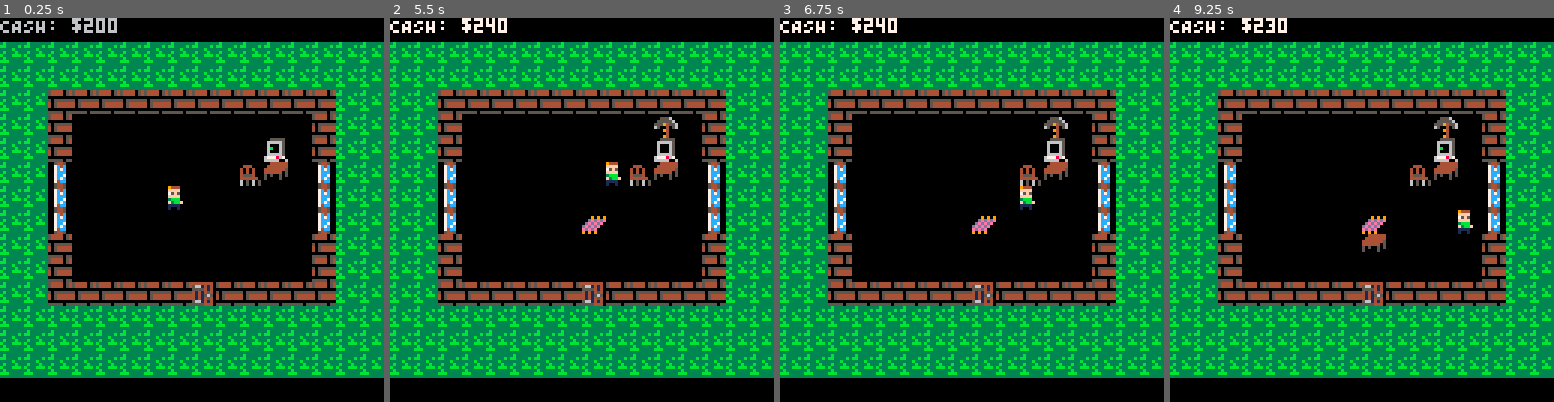
Above: before the commit, frames 1-4 (left to right).
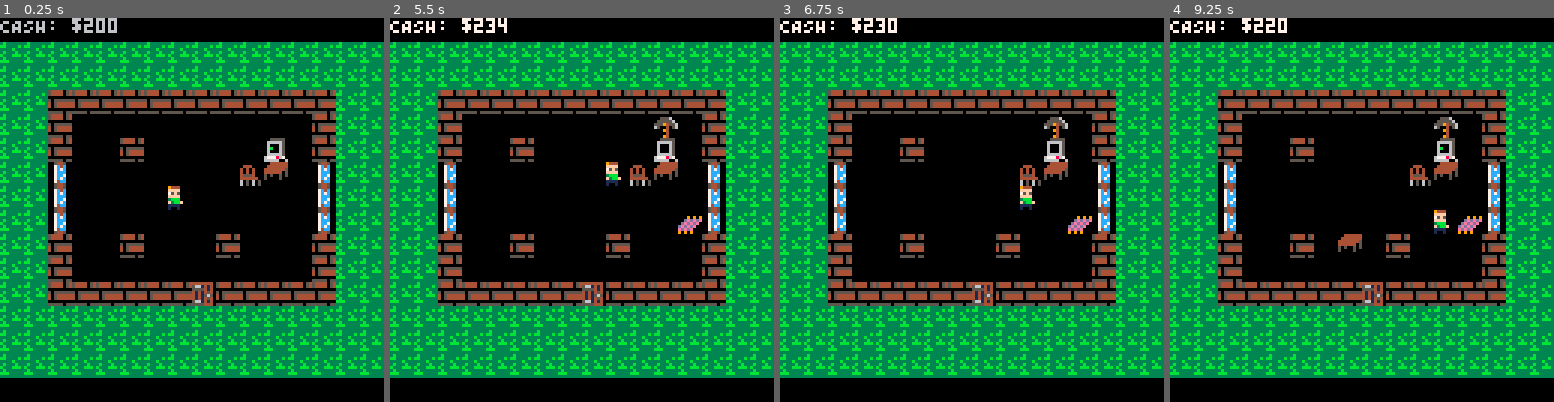
Above: after the commit, the same moments.

Repository: aconbere/happy-home-designer
Game: PICO-8 cartridge interior.p8
The game is run twice, just before and just after one commit, with the same random seed, the same clock (stepped at 60 frames per second) and the same inputs.
Inputs:
- Up to frame 1 (0.25 s): no input
- Up to frame 2 (5.5 s): tap X (X key) at 0.33, 1.07, 1.85, 2.97, 4.08, 5.2 s; tap O (Z key) at 0.7, 1.7, 2.1, 2.5, 2.9, 3.3, 3.7, 4.1, 4.5, 4.9, 5.3 s; hold Right 1.6-2.1 s; hold Up 2.15-2.42 s; hold Right 2.47-3.03 s; hold Left 3.08-3.58 s; hold Down 3.63-3.97 s; hold Right 4.02-4.68 s; hold Up 4.73-5.03 s; hold Left from 5.08 s (still down)
- Up to frame 3 (6.75 s): release Left at 5.68 s; tap O (Z key) at 5.7, 6.1, 6.5 s; hold Down 5.73-6.03 s; hold Right 6.08-6.58 s; tap X (X key) at 6.32 s; hold Right from 6.63 s (still down)
- Up to frame 4 (9.25 s): tap O (Z key) every 0.4 s from 6.9 to 8.9 s; release Right at 7.13 s; hold Up 7.18-7.45 s; tap X (X key) at 7.43, 8.55 s; hold Right 7.5-8.07 s; hold Left 8.12-8.62 s; hold Down 8.67-9 s; hold Right from 9.05 s (still down)

The runs differ from the first frame. In frame 1, 0.8% of the frame differs, in the area x 31-63%, y 31-63%; in frame 2, 1.2%; in frame 3, 1.2%; in frame 4, 1.8%, in the area x 25-82%, y 1-63%.

Commit message:
add walls

Diff:
--- a/interior.p8
+++ b/interior.p8
@@ -32,10 +32,11 @@
   old_tv         = { sprite = 24 },
   computer       = { sprite = 54 },
   computer_chair = { sprite = 25 },
+  wall           = { sprite = 49 },
 }
 
 COST = 10
-EARNED = 60
+EARNED = 50
 DROP_ACCELERATION = 1
 DROP_TIMER = 80
 
@@ -53,8 +54,10 @@
   local n = 0
 
   for k,v in pairs(t) do
-    n += 1
-    ks[n] = k
+    if k != "wall" then
+      n += 1
+      ks[n] = k
+    end
   end
 
   return ks, n
@@ -302,6 +305,21 @@
   pos = {x = 8, y = 3},
   movable = false,
   label = "your chair",
+})
+
+WALL1 = item_new("wall", {
+  pos = {x = 3, y = 2},
+  movable = false,
+})
+
+WALL2 = item_new("wall", {
+  pos = {x = 3, y = 6},
+  movable = false,
+})
+
+WALL3 = item_new("wall", {
+  pos = {x = 7, y = 6},
+  movable = false,
 })
 
 HERO = hero_new {pos = {x = 5, y = 4}}
